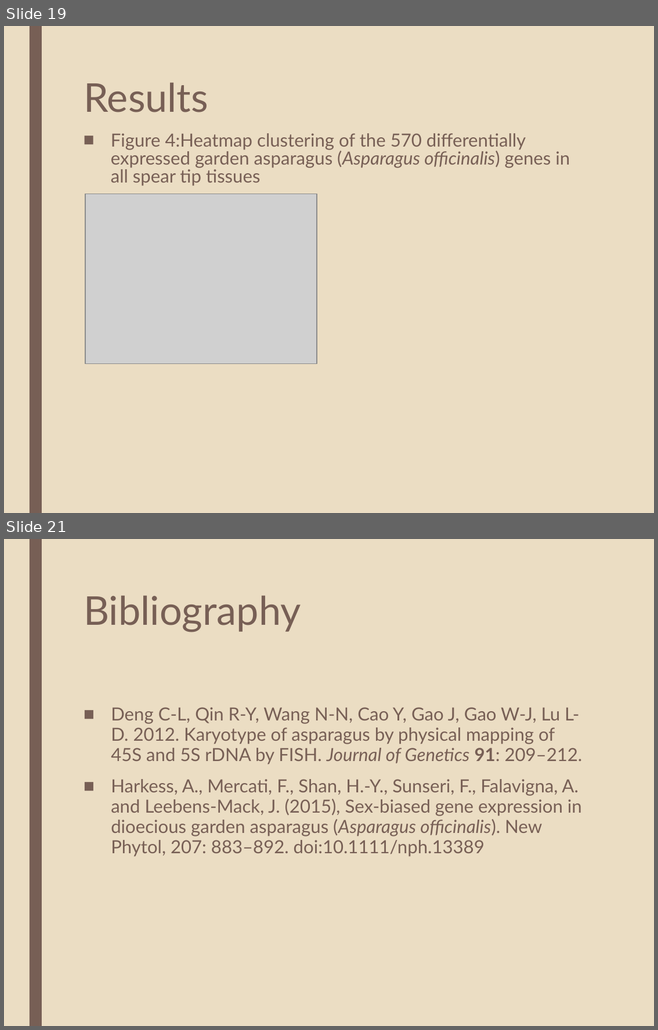
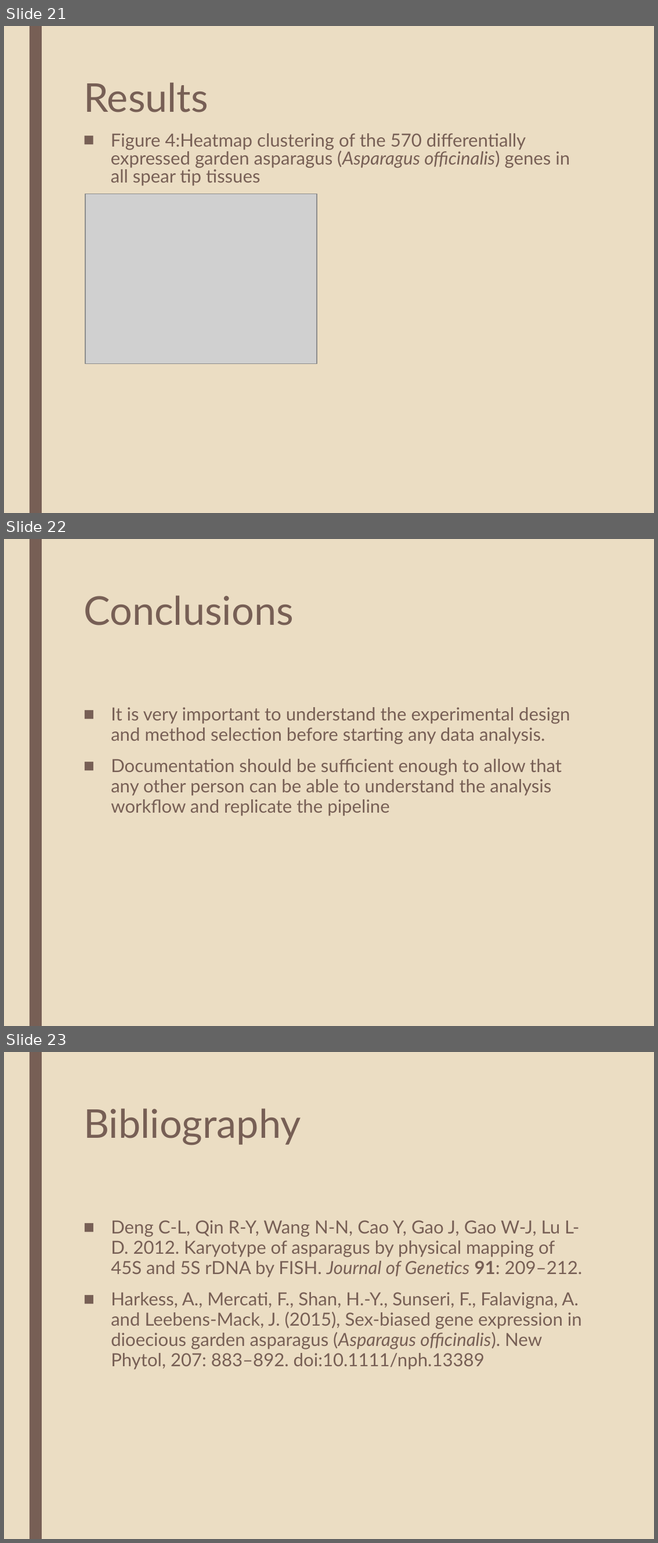
Before and after one commit to katholan/BCB546X-Spring2017_Valerin_final_project, a slide deck: asparagus.pptx. Shown one above the other, each under a label of ours: slides 19 and 21 before the commit, slides 21, 22 and 23 after it; the slides between them are not shown. The pictures are 658x1030 and 658x1543 pixels, drawn with LibreOffice and Linux fonts; fonts in the diff are those of the drawing; grey boxes stand for pictures. Boxes give left, top, right and bottom in pixels: in the first picture for what was removed or moved away, otherwise in the second. Text is boxed around its words. In the diff, an @@ line names an element or a change of style, - is before the commit and + after.

Commit message:
method slide added, some conclusions
method slide added, some conclusions and change to Valeria's part

```diff
--- a/asparagus.pptx
+++ b/asparagus.pptx
@@ slide 22 added at bbox=[4, 539, 654, 1026], background #EBDDC3; not listed: 1 template element that a slide beside it also shows @@
@@ title added at bbox=[83, 595, 293, 625], 44 pt, text #775F55 @@
+Conclusions
@@ text added at bbox=[111, 707, 570, 816], 20 pt, text #775F55 @@
+■ It is very important to understand the experimental design and method selection before starting any data analysis.
+■ Documentation should be sufficient enough to allow that any other person can be able to understand the analysis workflow and replicate the pipeline
@@ what was slide 19 is now slide 21 @@
@@ what was slide 21 is now slide 23 @@
```
Also in this commit, not shown: 2 slides changed, 3 other slides added, 2 slides removed.
